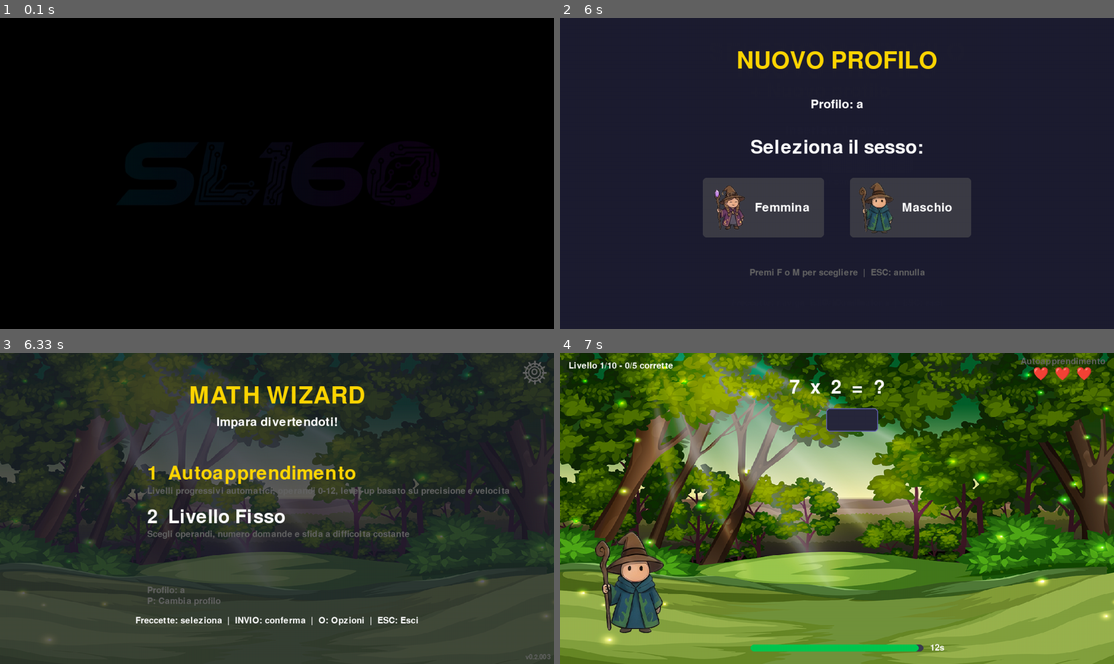
Above: before the commit, frames 1-4 (two rows, left to right).
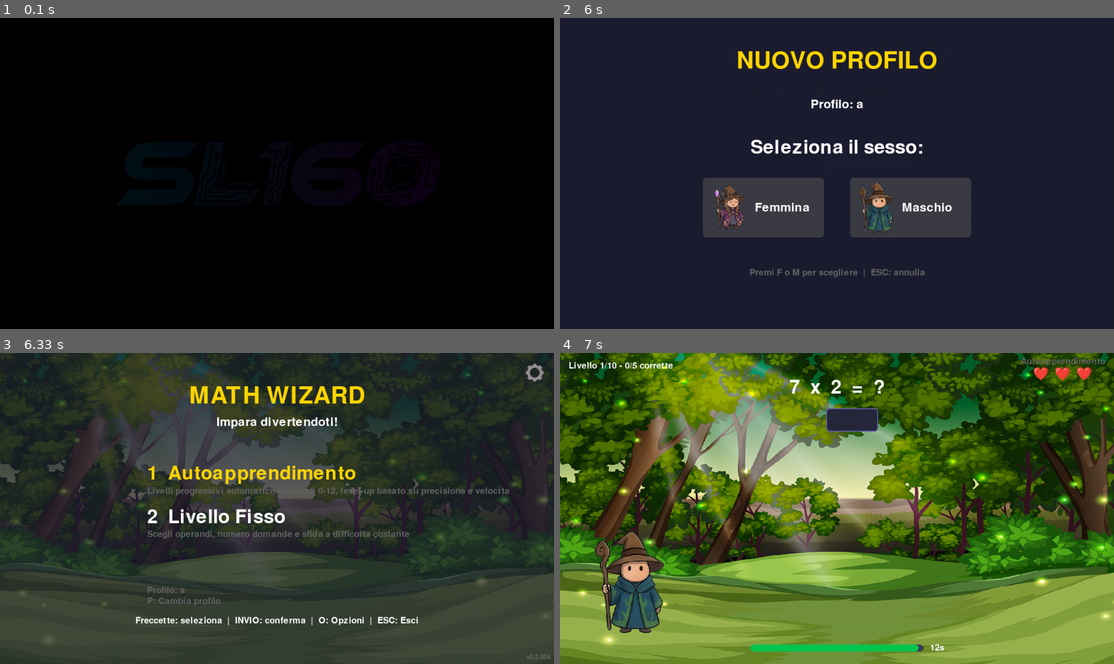
Above: after the commit, the same moments.

Repository: thefactor82/math-wizard
Game: pygame game, started from math-wizard.py
Same seed, same stepped clock (60 frames per second), same inputs: the game is played once before the commit and once after it.
Inputs (mouse positions are in pixels of both pictures, inside the frame that each line leads up to):
- Up to frame 1 (0.1 s): no input
- Up to frame 2 (6 s): tap Enter at 0.33, 5.2, 5.67 s; click (814, 185) at 0.72 s; type "an" at 4.87 s; type "n" at 5.07 s; type "a" at 5.53 s
- Up to frame 3 (6.33 s): click "Maschio" at 6.25 s
- Up to frame 4 (7 s): type "r" at 6.53 s; tap Enter at 6.67 s

Frames 1-2 are identical in both runs. In frame 3, 0.2% of the frame differs, in the area x 94-100%, y 2-99%; in frame 4, nothing differs.

Commit message:
v0.2.004: triple cursor size, replace gear icon with gear.png asset

Diff:
--- a/math-wizard.py
+++ b/math-wizard.py
@@ -2,7 +2,6 @@
 import random
 import sys
 import os
-import math
 import json
 from datetime import datetime
 from collections import deque
@@ -111,6 +110,7 @@
             surf = pygame.image.load(buf)
             if not (surf.get_flags() & pygame.SRCALPHA):
                 surf = surf.convert_alpha()
+            surf = pygame.transform.scale_by(surf, 3)
             cursor = pygame.cursors.Cursor((0, 0), surf)
             pygame.mouse.set_cursor(cursor)
         except Exception:
@@ -144,6 +144,7 @@
         self.heart_grey = pygame.transform.scale(pygame.image.load("graphics/misc/lives_lost.png").convert_alpha(), (35, 35))
 
         self.logo = pygame.transform.scale(pygame.image.load("graphics/misc/logo.png").convert_alpha(), (SCREEN_WIDTH, SCREEN_HEIGHT))
+        self.gear_img = pygame.image.load("graphics/misc/gear.png").convert_alpha()
 
     def gestione_profili(self):
         os.makedirs(PROFILES_DIR, exist_ok=True)
@@ -163,7 +164,7 @@
         self.config_timeout = TEMPO_LIMITE_DEFAULT
         self.config_genere = "F"
 
-        self.version = "0.2.003"
+        self.version = "0.2.004"
 
         self.profili = []
         self.profilo_corrente = ""
@@ -1162,19 +1163,11 @@
             self.screen.blit(desc_surf, rect)
 
         # gear icon
-        cx, cy, r = SCREEN_WIDTH - 45, 45, 22
-        pygame.draw.circle(self.screen, GRAY, (cx, cy), r, 3)
-        pygame.draw.circle(self.screen, GRAY, (cx, cy), r - 7, 3)
-        for angle in range(0, 360, 30):
-            rad = math.radians(angle)
-            x1 = cx + (r - 5) * math.cos(rad)
-            y1 = cy + (r - 5) * math.sin(rad)
-            x2 = cx + (r + 5) * math.cos(rad)
-            y2 = cy + (r + 5) * math.sin(rad)
-            pygame.draw.line(self.screen, GRAY, (x1, y1), (x2, y2), 4)
-        gear_label = self.font_piccolo.render("O", True, GRAY)
-        rect = gear_label.get_rect(center=(cx, cy))
-        self.screen.blit(gear_label, rect)
+        cx, cy = SCREEN_WIDTH - 45, 45
+        gear_size = 44
+        gear_scaled = pygame.transform.scale(self.gear_img, (gear_size, gear_size))
+        rect = gear_scaled.get_rect(center=(cx, cy))
+        self.screen.blit(gear_scaled, rect)
 
         profilo_lbl = self.font_piccolo.render(f"Profilo: {self.profilo_corrente}", True, GRAY)
         rect = profilo_lbl.get_rect(midleft=(SCREEN_WIDTH // 2 - 300, 550))
Binary file added: graphics/misc/gear.png
